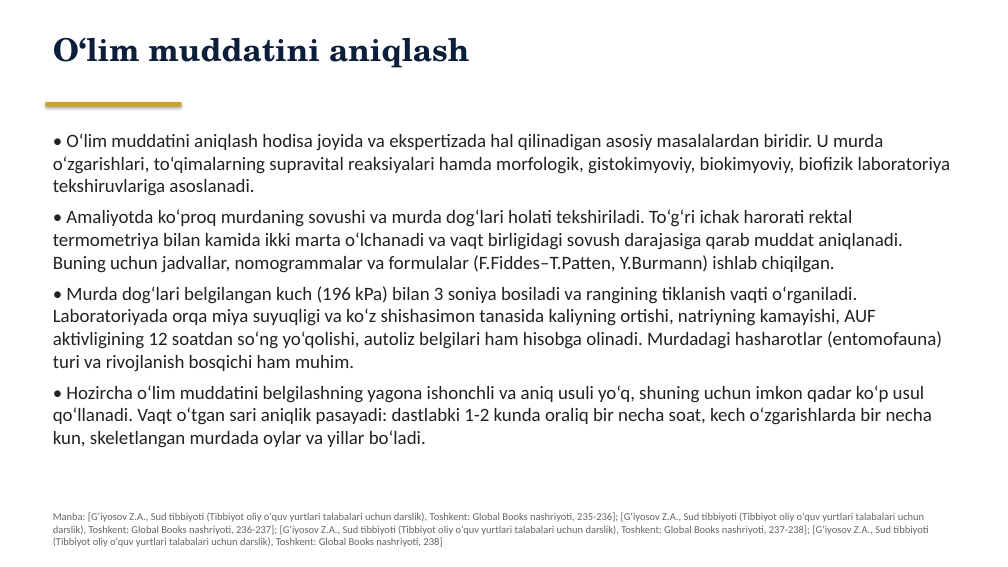
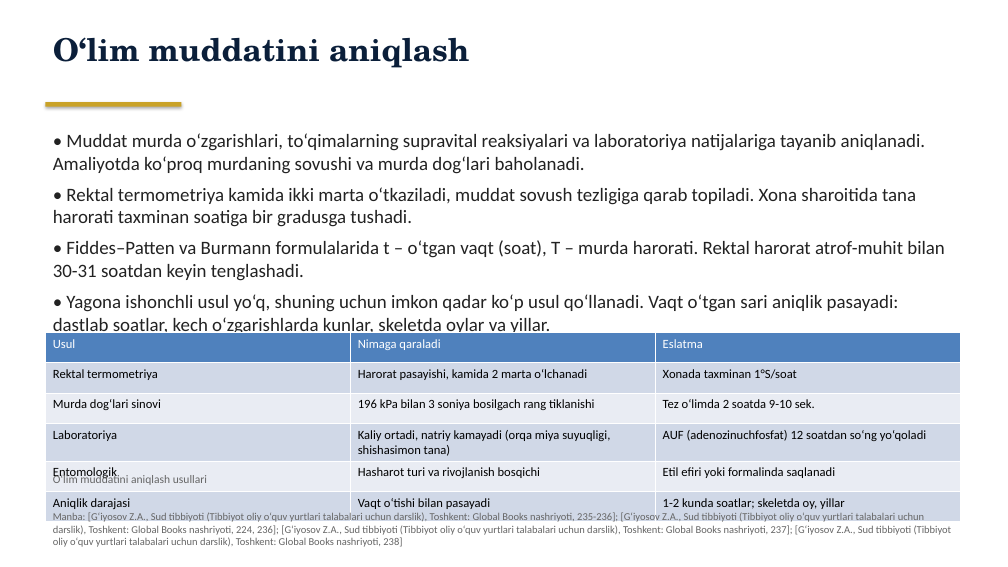
Before and after one commit to davlatsudekspert/forensic-expert, a slide deck: slide 38 of out/4-kurs-davolash-01.pptx (slide 35 before the commit). Drawn at 1008x567 pixels with LibreOffice and Linux fonts; fonts in the diff are those of the drawing. Boxes give left, top, right and bottom in pixels: in the first picture for what was removed or moved away, otherwise in the second. Text is boxed around its words. In the diff, an @@ line names an element or a change of style, - is before the commit and + after.

```diff
--- a/out/4-kurs-davolash-01.pptx
+++ b/out/4-kurs-davolash-01.pptx
@@ text at (53, 133, 945, 336): text changed @@
-• O‘lim muddatini aniqlash hodisa joyida va ekspertizada hal qilinadigan asosiy masalalardan biridir. U murda o‘zgarishlari, to‘qimalarning supravital reaksiyalari hamda morfologik, gistokimyoviy, biokimyoviy, biofizik laboratoriya tekshiruvlariga asoslanadi.
-• Amaliyotda ko‘proq murdaning sovushi va murda dog‘lari holati tekshiriladi. To‘g‘ri ichak harorati rektal termometriya bilan kamida ikki marta o‘lchanadi va vaqt birligidagi sovush darajasiga qarab muddat aniqlanadi. Buning uchun jadvallar, nomogrammalar va formulalar (F.Fiddes–T.Patten, Y.Burmann) ishlab chiqilgan.
-• Murda dog‘lari belgilangan kuch (196 kPa) bilan 3 soniya bosiladi va rangining tiklanish vaqti o‘rganiladi. Laboratoriyada orqa miya suyuqligi va ko‘z shishasimon tanasida kaliyning ortishi, natriyning kamayishi, AUF aktivligining 12 soatdan so‘ng yo‘qolishi, autoliz belgilari ham hisobga olinadi. Murdadagi hasharotlar (entomofauna) turi va rivojlanish bosqichi ham muhim.
-• Hozircha o‘lim muddatini belgilashning yagona ishonchli va aniq usuli yo‘q, shuning uchun imkon qadar ko‘p usul qo‘llanadi. Vaqt o‘tgan sari aniqlik pasayadi: dastlabki 1-2 kunda oraliq bir necha soat, kech o‘zgarishlarda bir necha kun, skeletlangan murdada oylar va yillar bo‘ladi.
+• Muddat murda o‘zgarishlari, to‘qimalarning supravital reaksiyalari va laboratoriya natijalariga tayanib aniqlanadi. Amaliyotda ko‘proq murdaning sovushi va murda dog‘lari baholanadi.
+• Rektal termometriya kamida ikki marta o‘tkaziladi, muddat sovush tezligiga qarab topiladi. Xona sharoitida tana harorati taxminan soatiga bir gradusga tushadi.
+• Fiddes–Patten va Burmann formulalarida t – o‘tgan vaqt (soat), T – murda harorati. Rektal harorat atrof-muhit bilan 30-31 soatdan keyin tenglashadi.
+• Yagona ishonchli usul yo‘q, shuning uchun imkon qadar ko‘p usul qo‘llanadi. Vaqt o‘tgan sari aniqlik pasayadi: dastlab soatlar, kech o‘zgarishlarda kunlar, skeletda oylar va yillar.
@@ table added at (45, 333, 960, 514), 6 rows, 3 columns @@
+Usul | Nimaga qaraladi | Eslatma
+Rektal termometriya | Harorat pasayishi, kamida 2 marta o‘lchanadi | Xonada taxminan 1°S/soat
+Murda dog‘lari sinovi | 196 kPa bilan 3 soniya bosilgach rang tiklanishi | Tez o‘limda 2 soatda 9-10 sek.
+Laboratoriya | Kaliy ortadi, natriy kamayadi (orqa miya suyuqligi, shishasimon tana) | AUF (adenozinuchfosfat) 12 soatdan so‘ng yo‘qoladi
+Entomologik | Hasharot turi va rivojlanish bosqichi | Etil efiri yoki formalinda saqlanadi
+Aniqlik darajasi | Vaqt o‘tishi bilan pasayadi | 1-2 kunda soatlar; skeletda oy, yillar
@@ text added at (53, 474, 207, 485), 11 pt, text #666666 @@
+O‘lim muddatini aniqlash usullari
@@ text at (53, 512, 952, 547): text changed @@
-Manba: [G‘iyosov Z.A., Sud tibbiyoti (Tibbiyot oliy o‘quv yurtlari talabalari uchun darslik), Toshkent: Global Books nashriyoti, 235-236]; [G‘iyosov Z.A., Sud tibbiyoti (Tibbiyot oliy o‘quv yurtlari talabalari uchun darslik), Toshkent: Global Books nashriyoti, 236-237]; [G‘iyosov Z.A., Sud tibbiyoti (Tibbiyot oliy o‘quv yurtlari talabalari uchun darslik), Toshkent: Global Books nashriyoti, 237-238]; [G‘iyosov Z.A., Sud tibbiyoti (Tibbiyot oliy o‘quv yurtlari talabalari uchun darslik), Toshkent: Global Books nashriyoti, 238]
+Manba: [G‘iyosov Z.A., Sud tibbiyoti (Tibbiyot oliy o‘quv yurtlari talabalari uchun darslik), Toshkent: Global Books nashriyoti, 235-236]; [G‘iyosov Z.A., Sud tibbiyoti (Tibbiyot oliy o‘quv yurtlari talabalari uchun darslik), Toshkent: Global Books nashriyoti, 224, 236]; [G‘iyosov Z.A., Sud tibbiyoti (Tibbiyot oliy o‘quv yurtlari talabalari uchun darslik), Toshkent: Global Books nashriyoti, 237]; [G‘iyosov Z.A., Sud tibbiyoti (Tibbiyot oliy o‘quv yurtlari talabalari uchun darslik), Toshkent: Global Books nashriyoti, 238]
```
Also in this commit, not shown: 39 other slides changed, 3 slides added, 22 other files.
